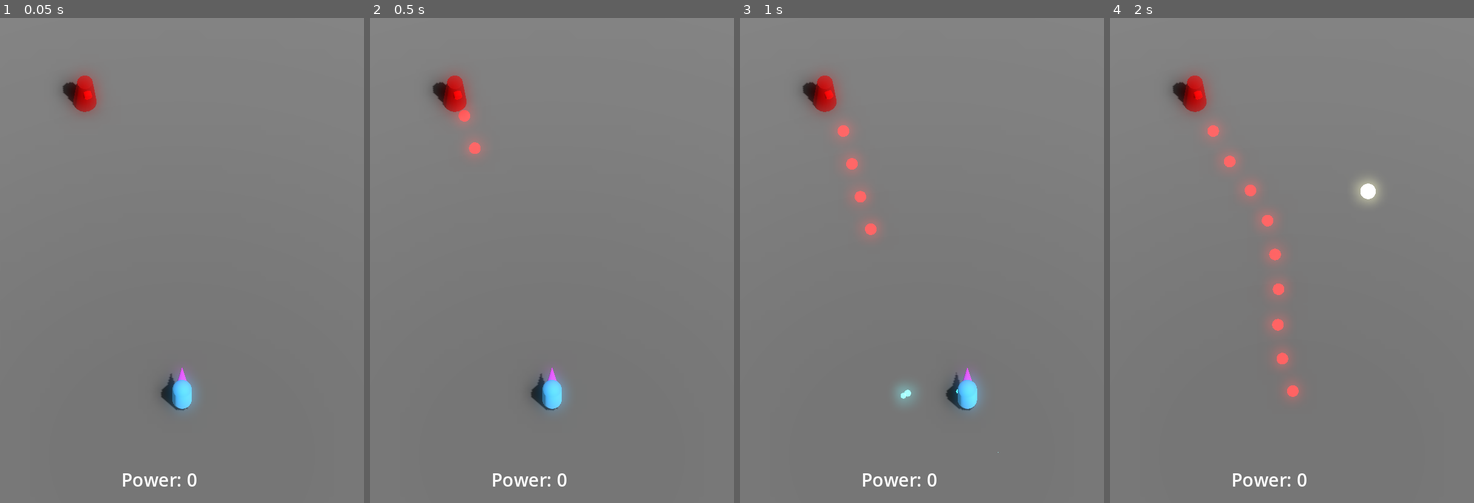
Above: before the commit, frames 1-4 (left to right).
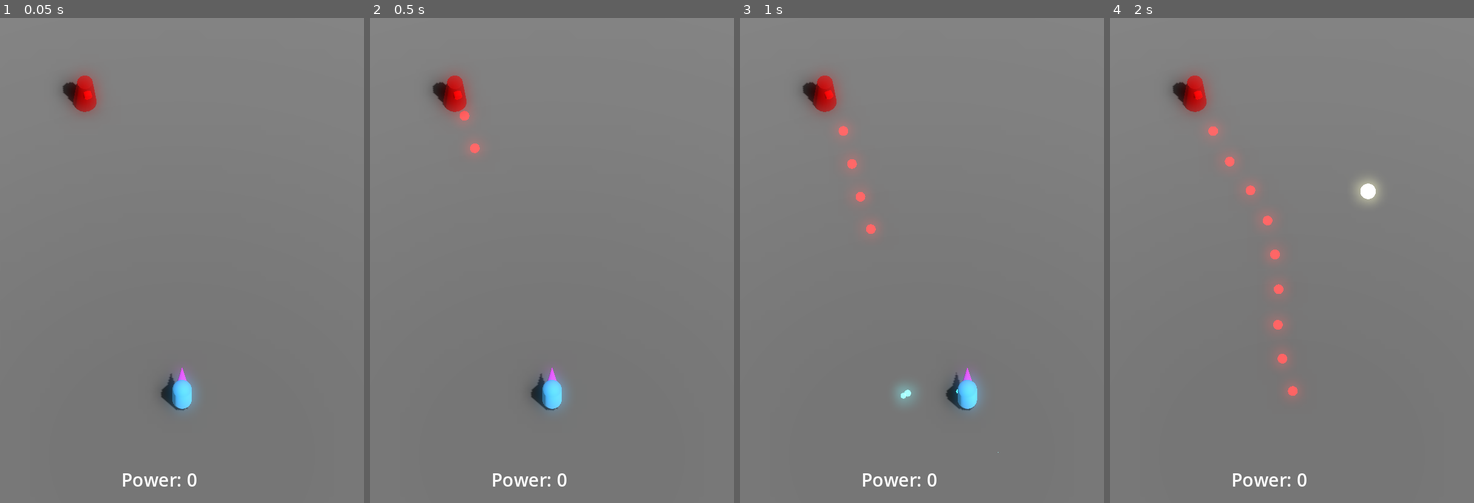
Above: after the commit, the same moments.

Repository: JackEvans24/bullet-absorb
Game: Godot game, scene res://scenes/main.tscn
Same seed, same stepped clock (60 frames per second), same inputs: the game is played once before the commit and once after it.
Inputs:
- Up to frame 1 (0.05 s): no input
- Up to frame 2 (0.5 s): no input
- Up to frame 3 (1 s): hold Right (move_right) from 0.53 s (still down); hold K (absorb) from 0.53 s (still down)
- Up to frame 4 (2 s): release Right (move_right) at 1.28 s; release K (absorb) at 1.28 s; hold Down (move_back) from 1.28 s (still down); tap J (fire) at 1.35 s

Frame 1 is identical in both runs. In frame 2, less than 0.1% of the frame differs, in the area x 24-31%, y 19-28%; in frame 3, less than 0.1%; in frame 4, 0.2%, in the area x 26-52%, y 22-79%.

Commit message:
chore: reduce enemy bullet size

Diff:
--- a/models/bullets/default_bullet.tres
+++ b/models/bullets/default_bullet.tres
@@ -4,5 +4,5 @@
 
 [resource]
 material = ExtResource("1_iheip")
-radius = 0.3
-height = 0.6
+radius = 0.25
+height = 0.5
